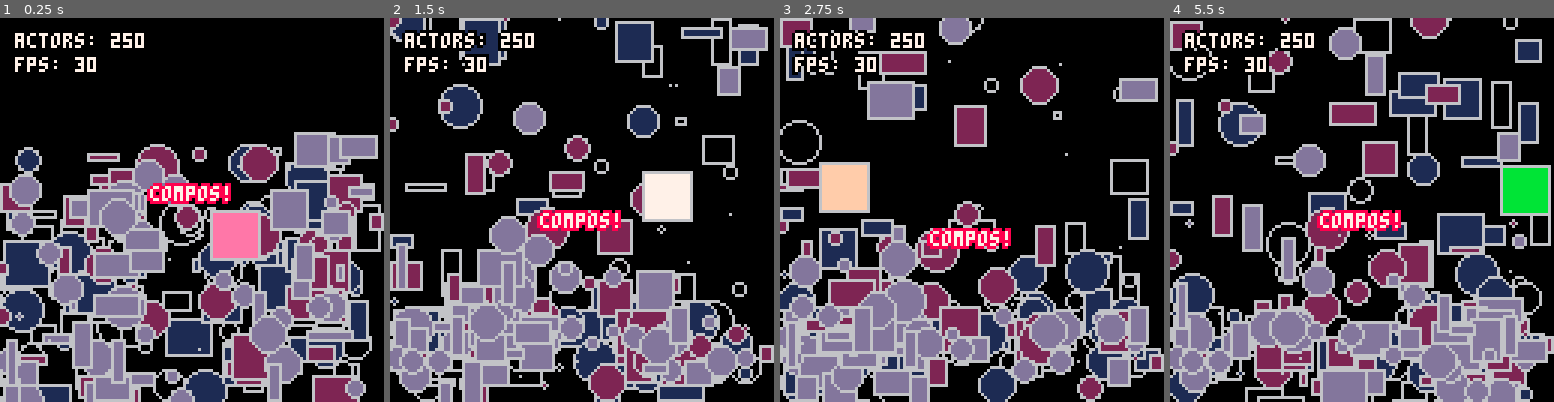
Above: before the commit, frames 1-4 (left to right).
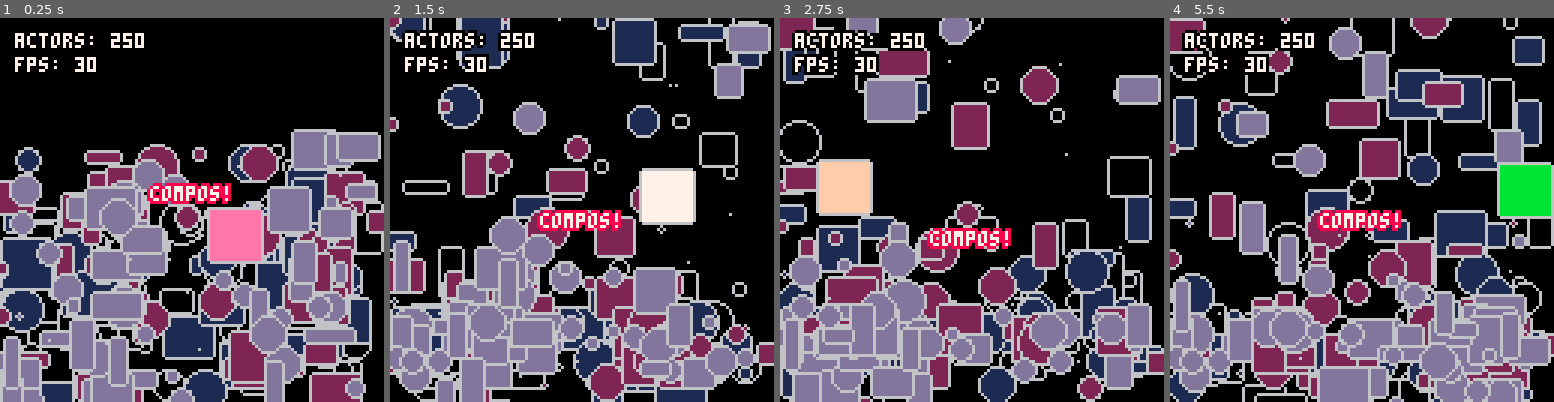
Above: after the commit, the same moments.

Repository: walt-er/compos
Game: PICO-8 cartridge compos.p8
Same seed, same stepped clock (60 frames per second), same inputs: the game is played once before the commit and once after it.
Inputs:
- Up to frame 1 (0.25 s): no input
- Up to frame 2 (1.5 s): no input
- Up to frame 3 (2.75 s): no input
- Up to frame 4 (5.5 s): no input

The runs differ from the first frame. In frame 1, 18% of the frame differs, in the area x 0-100%, y 28-100%; in frame 2, 16%; in frame 3, 16%; in frame 4, 20%, in the area x 0-100%, y 0-100%.

Commit message:
seriously actually revert outline_rect

Diff:
--- a/compos.lua
+++ b/compos.lua
@@ -128,11 +128,11 @@
 
 function outline_rect(x, y, x2, y2, fill, outline)
     outline = outline or 0
-    line(x, y, x2, y, outline)
-    line(x2, y, x2, y2, outline)
-    line(x2, y2, x, y2, outline)
-    line(x, y2, x, y, outline)
-    rectfill(x + 1, y + 1, x2 - 1, y2 - 1, fill)
+    line(x, y-1, x2, y-1, outline)
+    line(x2+1, y, x2+1, y2, outline)
+    line(x2, y2+1, x, y2+1, outline)
+    line(x-1, y2, x-1, y, outline)
+    rectfill(x, y, x2, y2, fill)
 end
 
 function outline_circ(x, y, r, fill, outline)
--- a/compos.p8
+++ b/compos.p8
@@ -133,11 +133,11 @@
 
 function outline_rect(x, y, x2, y2, fill, outline)
     outline = outline or 0
-    line(x, y, x2, y, outline)
-    line(x2, y, x2, y2, outline)
-    line(x2, y2, x, y2, outline)
-    line(x, y2, x, y, outline)
-    rectfill(x + 1, y + 1, x2 - 1, y2 - 1, fill)
+    line(x, y-1, x2, y-1, outline)
+    line(x2+1, y, x2+1, y2, outline)
+    line(x2, y2+1, x, y2+1, outline)
+    line(x-1, y2, x-1, y, outline)
+    rectfill(x, y, x2, y2, fill)
 end
 
 function outline_circ(x, y, r, fill, outline)
